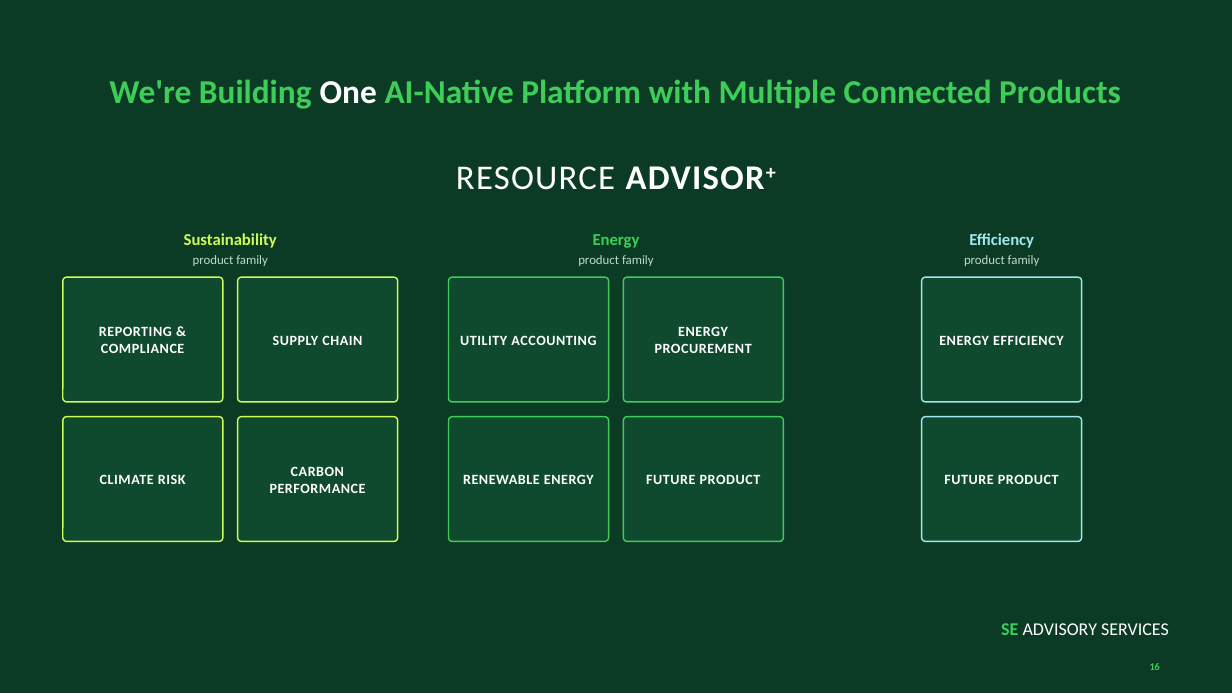
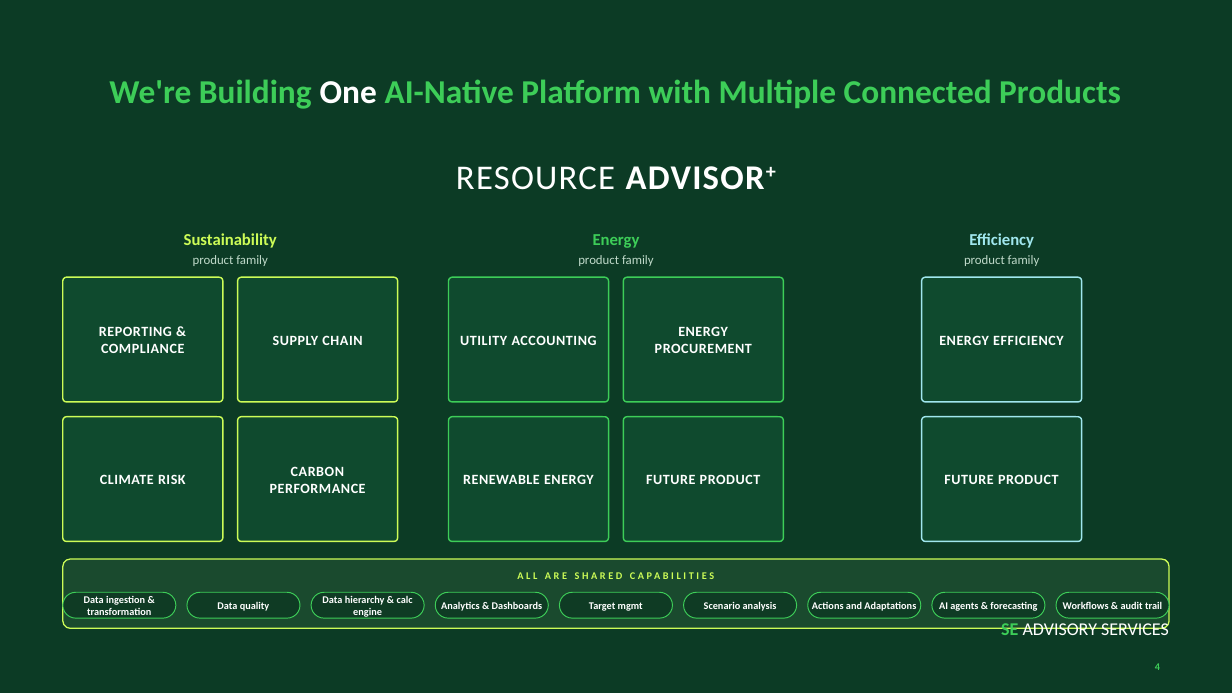
Before and after one commit to julienpicaud-se/updated-ra-plus-strategy-roadmap-presentation-sept-xx-2026, a slide deck: slide 4 of public/RA-Plus-Strategy-and-Roadmap-PowerPoint-Compatible.pptx (slide 16 before the commit). Drawn at 1232x693 pixels with LibreOffice and Linux fonts; fonts in the diff are those of the drawing. Boxes give left, top, right and bottom in pixels: in the first picture for what was removed or moved away, otherwise in the second. Text is boxed around its words. In the diff, an @@ line names an element or a change of style, - is before the commit and + after.

```diff
--- a/public/RA-Plus-Strategy-and-Roadmap-PowerPoint-Compatible.pptx
+++ b/public/RA-Plus-Strategy-and-Roadmap-PowerPoint-Compatible.pptx
@@ rounded rectangle added at (x1=63, y1=559, x2=1169, y2=628), fill #1A4A2E, outline #CDFC57 1 pt @@
@@ text added at (x1=63, y1=566, x2=1169, y2=586), 8 pt, text #CDFC57, bold @@
+ALL ARE SHARED CAPABILITIES
@@ rounded rectangle added at (x1=63, y1=592, x2=176, y2=618), fill #0F3B24, outline #3DCD58 0.75 pt @@
@@ text added at (x1=84, y1=596, x2=151, y2=619), 8 pt, text #FFFFFF, bold @@
+Data ingestion & transformation
@@ rounded rectangle added at (x1=187, y1=592, x2=299, y2=618), fill #0F3B24, outline #3DCD58 0.75 pt @@
@@ rounded rectangle added at (x1=311, y1=592, x2=424, y2=618), fill #0F3B24, outline #3DCD58 0.75 pt @@
@@ text added at (x1=322, y1=595, x2=413, y2=619), 8 pt, text #FFFFFF, bold @@
+Data hierarchy & calc engine
@@ rounded rectangle added at (x1=435, y1=592, x2=548, y2=618), fill #0F3B24, outline #3DCD58 0.75 pt @@
@@ rounded rectangle added at (x1=559, y1=592, x2=672, y2=618), fill #0F3B24, outline #3DCD58 0.75 pt @@
@@ rounded rectangle added at (x1=684, y1=592, x2=797, y2=618), fill #0F3B24, outline #3DCD58 0.75 pt @@
@@ rounded rectangle added at (x1=808, y1=592, x2=921, y2=618), fill #0F3B24, outline #3DCD58 0.75 pt @@
@@ rounded rectangle added at (x1=933, y1=592, x2=1045, y2=618), fill #0F3B24, outline #3DCD58 0.75 pt @@
@@ rounded rectangle added at (x1=1056, y1=592, x2=1169, y2=618), fill #0F3B24, outline #3DCD58 0.75 pt @@
@@ text added at (x1=217, y1=602, x2=270, y2=611), 8 pt, text #FFFFFF, bold @@
+Data quality
@@ text added at (x1=441, y1=601, x2=542, y2=611), 8 pt, text #FFFFFF, bold @@
+Analytics & Dashboards
@@ text added at (x1=589, y1=602, x2=643, y2=611), 8 pt, text #FFFFFF, bold @@
+Target mgmt
@@ text added at (x1=704, y1=601, x2=777, y2=611), 8 pt, text #FFFFFF, bold @@
+Scenario analysis
@@ text added at (x1=812, y1=601, x2=916, y2=611), 8 pt, text #FFFFFF, bold @@
+Actions and Adaptations
@@ text added at (x1=939, y1=602, x2=1037, y2=611), 8 pt, text #FFFFFF, bold @@
+AI agents & forecasting
@@ text added at (x1=1063, y1=601, x2=1162, y2=609), 8 pt, text #FFFFFF, bold @@
+Workflows & audit trail
@@ page number at (x1=1155, y1=663, x2=1160, y2=670): text changed @@
-16
+4
```
Also in this commit, not shown: 22 other slides changed, 3 slides added, 88 slides removed.
